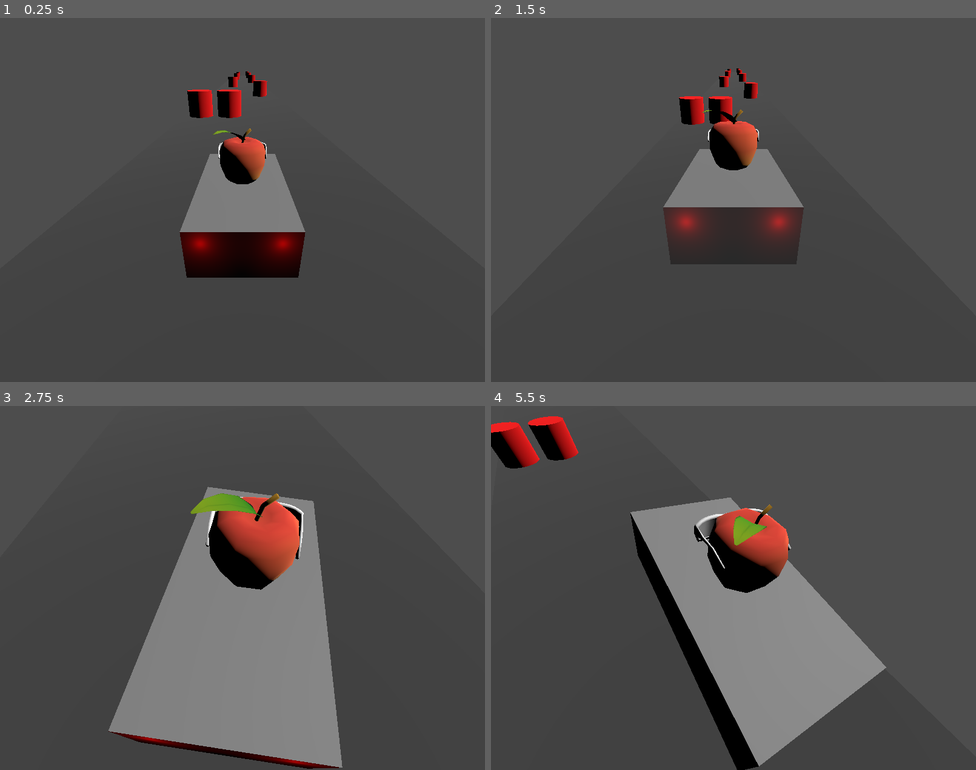
Above: before the commit, frames 1-4 (two rows, left to right).
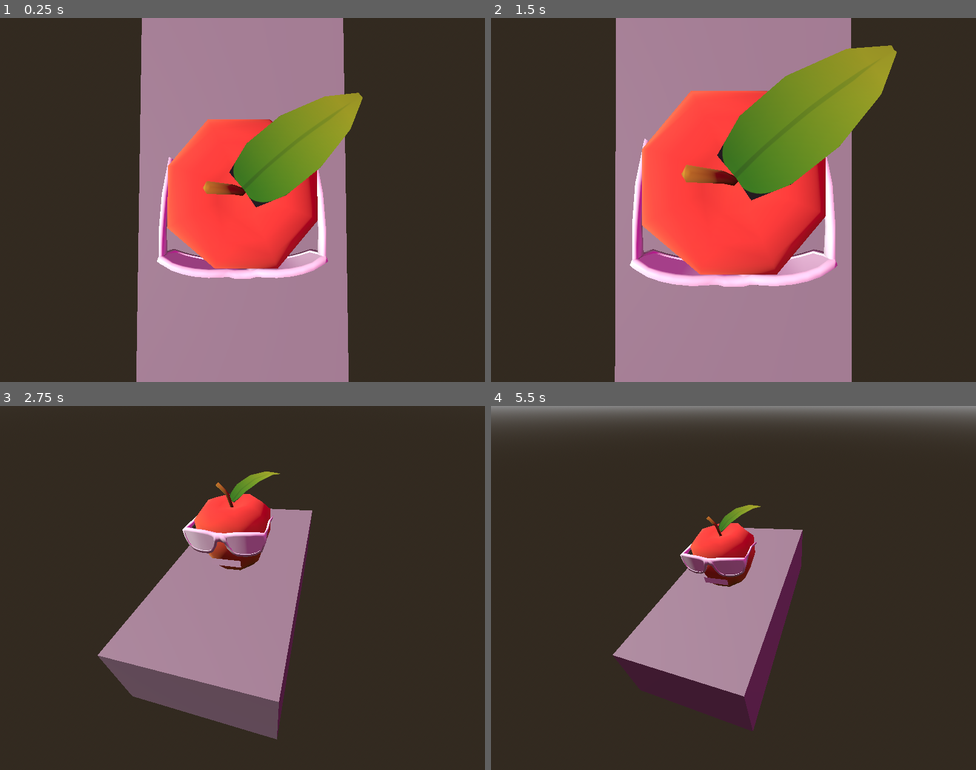
Above: after the commit, the same moments.

Repository: MisterIXI/godot-wildjam-71
Game: Godot game, scene res://scenes/game_mode_2_driving/robbi_first_game_scene_driving.tscn
Two runs of this game, one before a commit and one after it. Both use one fixed random seed, a clock stepped at 60 frames per second and the inputs below. This scene is started directly instead of the project's main scene.
Inputs:
- Up to frame 1 (0.25 s): no input
- Up to frame 2 (1.5 s): hold D (right) 0.53-1.28 s; hold Shift (shift) 0.53-1.28 s; hold S (down) from 1.28 s (still down); tap Space (space) at 1.35 s
- Up to frame 3 (2.75 s): release S (down) at 2.03 s; hold D (right) from 2.03 s (still down); hold Shift (shift) from 2.03 s (still down)
- Up to frame 4 (5.5 s): release D (right) at 2.78 s; release Shift (shift) at 2.78 s; hold W (up) 2.78-3.53 s; tap Space (space) at 2.85, 4.35 s; hold Shift (shift) 3.53-4.28 s; hold A (left) 3.53-5.03 s; hold S (down) from 5.03 s (still down); hold Shift (shift) from 5.03 s (still down)

The runs differ from the first frame. In frame 1, 100% of the frame differs, in the area x 0-100%, y 0-100%; in frame 2, 100%; in frame 3, 100%; in frame 4, 96%.

Commit message:
stage_manager

Diff:
--- /dev/null
+++ b/bad-apple/resources/driving_materials/driving_environment.tres
@@ -0,0 +1,10 @@
+[gd_resource type="Environment" load_steps=2 format=3 uid="uid://bx7osi0qhtbwq"]
+
+[ext_resource type="Sky" uid="uid://uwu3r1da3sm3" path="res://resources/driving_materials/driving_sky.tres" id="1_l10sv"]
+
+[resource]
+background_mode = 2
+sky = ExtResource("1_l10sv")
+volumetric_fog_enabled = true
+volumetric_fog_density = 0.03
+volumetric_fog_albedo = Color(0.815686, 1, 1, 1)
--- /dev/null
+++ b/bad-apple/resources/driving_materials/driving_sky.tres
@@ -0,0 +1,7 @@
+[gd_resource type="Sky" load_steps=2 format=3 uid="uid://uwu3r1da3sm3"]
+
+[sub_resource type="ProceduralSkyMaterial" id="ProceduralSkyMaterial_d4e0p"]
+sky_top_color = Color(0.772177, 0.0383488, 0.580432, 1)
+
+[resource]
+sky_material = SubResource("ProceduralSkyMaterial_d4e0p")
--- /dev/null
+++ b/bad-apple/resources/driving_materials/road_mat.tres
@@ -0,0 +1,7 @@
+[gd_resource type="StandardMaterial3D" load_steps=2 format=3 uid="uid://b3h8kw6s7gc78"]
+
+[ext_resource type="Texture2D" uid="uid://cr6hqga4uweff" path="res://assets/images/driving_apple/debug_highway.jpg" id="1_56xkl"]
+
+[resource]
+albedo_texture = ExtResource("1_56xkl")
+texture_filter = 4
--- /dev/null
+++ b/bad-apple/scenes/game_mode_2_driving/driving_game_manager.tscn
@@ -0,0 +1,3 @@
+[gd_scene format=3 uid="uid://ddu5tcfkxvw3u"]
+
+[node name="Driving_game_manager" type="Node"]
--- /dev/null
+++ b/bad-apple/scenes/game_mode_2_driving/modules/driving_module_01.tscn
@@ -0,0 +1,88 @@
+[gd_scene load_steps=7 format=3 uid="uid://br64u28r0ciq8"]
+
+[ext_resource type="Material" uid="uid://b3h8kw6s7gc78" path="res://resources/driving_materials/road_mat.tres" id="1_ic3jh"]
+[ext_resource type="PackedScene" uid="uid://dc31yc835s78j" path="res://scenes/game_mode_2_driving/objects/house_01.tscn" id="2_rgasd"]
+[ext_resource type="PackedScene" uid="uid://cx81tnynlr1d2" path="res://scenes/game_mode_2_driving/objects/house_02.tscn" id="3_bcwun"]
+[ext_resource type="PackedScene" uid="uid://dr6kimitgwwtw" path="res://scenes/game_mode_2_driving/objects/house_03.tscn" id="4_xoc5w"]
+[ext_resource type="PackedScene" uid="uid://w2os1uitncyn" path="res://scenes/game_mode_2_driving/objects/obstacle_01.tscn" id="5_yimkb"]
+
+[sub_resource type="PlaneMesh" id="PlaneMesh_mioha"]
+
+[node name="Driving_Module_01" type="Node3D"]
+
+[node name="Road_Part01" type="Node3D" parent="."]
+
+[node name="Road_Left" type="MeshInstance3D" parent="Road_Part01"]
+transform = Transform3D(1, 0, 0, 0, 1, 0, 0, 0, 1, -2, 0, 0)
+mesh = SubResource("PlaneMesh_mioha")
+skeleton = NodePath("../..")
+surface_material_override/0 = ExtResource("1_ic3jh")
+
+[node name="Road_Mid" type="MeshInstance3D" parent="Road_Part01"]
+mesh = SubResource("PlaneMesh_mioha")
+skeleton = NodePath("../..")
+surface_material_override/0 = ExtResource("1_ic3jh")
+
+[node name="Road_Right" type="MeshInstance3D" parent="Road_Part01"]
+transform = Transform3D(1, 0, 0, 0, 1, 0, 0, 0, 1, 2, 0, 0)
+mesh = SubResource("PlaneMesh_mioha")
+skeleton = NodePath("../..")
+surface_material_override/0 = ExtResource("1_ic3jh")
+
+[node name="Road_Part02" type="Node3D" parent="."]
+transform = Transform3D(1, 0, 0, 0, 1, 0, 0, 0, 1, 0, 0, -2)
+
+[node name="Road_Left" type="MeshInstance3D" parent="Road_Part02"]
+transform = Transform3D(1, 0, 0, 0, 1, 0, 0, 0, 1, -2, 0, 0)
+mesh = SubResource("PlaneMesh_mioha")
+skeleton = NodePath("../..")
+surface_material_override/0 = ExtResource("1_ic3jh")
+
+[node name="Road_Mid" type="MeshInstance3D" parent="Road_Part02"]
+mesh = SubResource("PlaneMesh_mioha")
+skeleton = NodePath("../..")
+surface_material_override/0 = ExtResource("1_ic3jh")
+
+[node name="Road_Right" type="MeshInstance3D" parent="Road_Part02"]
+transform = Transform3D(1, 0, 0, 0, 1, 0, 0, 0, 1, 2, 0, 0)
+mesh = SubResource("PlaneMesh_mioha")
+skeleton = NodePath("../..")
+surface_material_override/0 = ExtResource("1_ic3jh")
+
+[node name="Road_Part03" type="Node3D" parent="."]
+transform = Transform3D(1, 0, 0, 0, 1, 0, 0, 0, 1, 0, 0, -4)
+
+[node name="Road_Left" type="MeshInstance3D" parent="Road_Part03"]
+transform = Transform3D(1, 0, 0, 0, 1, 0, 0, 0, 1, -2, 0, 0)
+mesh = SubResource("PlaneMesh_mioha")
+skeleton = NodePath("../..")
+surface_material_override/0 = ExtResource("1_ic3jh")
+
+[node name="Road_Mid" type="MeshInstance3D" parent="Road_Part03"]
+mesh = SubResource("PlaneMesh_mioha")
+skeleton = NodePath("../..")
+surface_material_override/0 = ExtResource("1_ic3jh")
+
+[node name="Road_Right" type="MeshInstance3D" parent="Road_Part03"]
+transform = Transform3D(1, 0, 0, 0, 1, 0, 0, 0, 1, 2, 0, 0)
+mesh = SubResource("PlaneMesh_mioha")
+skeleton = NodePath("../..")
+surface_material_override/0 = ExtResource("1_ic3jh")
+
+[node name="Node3D" parent="." instance=ExtResource("2_rgasd")]
+transform = Transform3D(1, 0, 0, 0, 1, 0, 0, 0, 1, -4.18042, 0.412787, -0.304389)
+
+[node name="Node3D2" parent="." instance=ExtResource("2_rgasd")]
+transform = Transform3D(1, 0, 0, 0, 1, 0, 0, 0, 1, -4.18042, 0.412787, -2.0198)
+
+[node name="Node3D3" parent="." instance=ExtResource("3_bcwun")]
+transform = Transform3D(1, 0, 0, 0, 1, 0, 0, 0, 1, -4.02463, 0, -3.92575)
+
+[node name="Node3D4" parent="." instance=ExtResource("4_xoc5w")]
+transform = Transform3D(-4.37114e-08, 0, -1, 0, 1, 0, 1, 0, -4.37114e-08, 4.94439, 0, -1.78284)
+
+[node name="Obstacle_01" parent="." instance=ExtResource("5_yimkb")]
+transform = Transform3D(1, 0, 0, 0, 1, 0, 0, 0, 1, -2, 0.5, 0)
+
+[node name="Obstacle_02" parent="." instance=ExtResource("5_yimkb")]
+transform = Transform3D(1, 0, 0, 0, 1, 0, 0, 0, 1, -0.000447989, 0.5, -1.82977)
--- /dev/null
+++ b/bad-apple/scenes/game_mode_2_driving/objects/house_01.tscn
@@ -0,0 +1,18 @@
+[gd_scene load_steps=4 format=3 uid="uid://dc31yc835s78j"]
+
+[sub_resource type="BoxMesh" id="BoxMesh_aoh5m"]
+
+[sub_resource type="PrismMesh" id="PrismMesh_gnhcf"]
+
+[sub_resource type="StandardMaterial3D" id="StandardMaterial3D_m8uyr"]
+albedo_color = Color(0.313726, 0, 0, 1)
+
+[node name="Node3D" type="Node3D"]
+
+[node name="MeshInstance3D" type="MeshInstance3D" parent="."]
+mesh = SubResource("BoxMesh_aoh5m")
+
+[node name="MeshInstance3D" type="MeshInstance3D" parent="MeshInstance3D"]
+transform = Transform3D(1.42978, 0, 0, 0, 1, 0, 0, 0, 1.33439, 0, 1.03494, 0)
+mesh = SubResource("PrismMesh_gnhcf")
+surface_material_override/0 = SubResource("StandardMaterial3D_m8uyr")
--- /dev/null
+++ b/bad-apple/scenes/game_mode_2_driving/objects/house_02.tscn
@@ -0,0 +1,20 @@
+[gd_scene load_steps=4 format=3 uid="uid://cx81tnynlr1d2"]
+
+[sub_resource type="PrismMesh" id="PrismMesh_gnhcf"]
+
+[sub_resource type="StandardMaterial3D" id="StandardMaterial3D_m8uyr"]
+albedo_color = Color(0.313726, 1, 0, 1)
+
+[sub_resource type="BoxMesh" id="BoxMesh_aoh5m"]
+
+[node name="Node3D" type="Node3D"]
+
+[node name="MeshInstance3D2" type="MeshInstance3D" parent="."]
+transform = Transform3D(2.34888, 0, 0, 0, 2.06143, 0, 0, 0, 1.35473, 0, 3.60764, 0)
+mesh = SubResource("PrismMesh_gnhcf")
+skeleton = NodePath("../MeshInstance3D")
+surface_material_override/0 = SubResource("StandardMaterial3D_m8uyr")
+
+[node name="MeshInstance3D" type="MeshInstance3D" parent="."]
+transform = Transform3D(1, 0, 0, 0, 2.66873, 0, 0, 0, 1, 0, 1.34756, 0)
+mesh = SubResource("BoxMesh_aoh5m")
--- /dev/null
+++ b/bad-apple/scenes/game_mode_2_driving/objects/house_03.tscn
@@ -0,0 +1,20 @@
+[gd_scene load_steps=4 format=3 uid="uid://dr6kimitgwwtw"]
+
+[sub_resource type="PrismMesh" id="PrismMesh_gnhcf"]
+
+[sub_resource type="StandardMaterial3D" id="StandardMaterial3D_m8uyr"]
+albedo_color = Color(1, 1, 0, 1)
+
+[sub_resource type="BoxMesh" id="BoxMesh_aoh5m"]
+
+[node name="Node3D" type="Node3D"]
+
+[node name="MeshInstance3D2" type="MeshInstance3D" parent="."]
+transform = Transform3D(5.5098, 0, 0, 0, 0.373212, 0, 0, 0, 2.52709, 0, 1.74883, -0.0514312)
+mesh = SubResource("PrismMesh_gnhcf")
+skeleton = NodePath("../MeshInstance3D")
+surface_material_override/0 = SubResource("StandardMaterial3D_m8uyr")
+
+[node name="MeshInstance3D" type="MeshInstance3D" parent="."]
+transform = Transform3D(5.20388, 0, 0, 0, 1.55627, 0, 0, 0, 2.43981, 0, 0.780589, 0)
+mesh = SubResource("BoxMesh_aoh5m")
--- /dev/null
+++ b/bad-apple/scenes/game_mode_2_driving/objects/obstacle_01.tscn
@@ -0,0 +1,14 @@
+[gd_scene load_steps=3 format=3 uid="uid://w2os1uitncyn"]
+
+[sub_resource type="BoxMesh" id="BoxMesh_4f7jx"]
+
+[sub_resource type="StandardMaterial3D" id="StandardMaterial3D_mbuda"]
+albedo_color = Color(1, 0.211765, 0, 1)
+
+[node name="Obstacle_01" type="Node3D"]
+transform = Transform3D(1, 0, 0, 0, 1, 0, 0, 0, 1, -2, 0, 0)
+
+[node name="MeshInstance3D" type="MeshInstance3D" parent="."]
+transform = Transform3D(1, 0, 0, 0, 1, 0, 0, 0, 1, 2, 0, 0)
+mesh = SubResource("BoxMesh_4f7jx")
+surface_material_override/0 = SubResource("StandardMaterial3D_mbuda")
--- a/bad-apple/scenes/game_mode_2_driving/robbi_first_game_scene_driving.tscn
+++ b/bad-apple/scenes/game_mode_2_driving/robbi_first_game_scene_driving.tscn
@@ -1,18 +1,11 @@
 [gd_scene load_steps=8 format=3 uid="uid://nx5xk6dj6en0"]
 
 [ext_resource type="PackedScene" uid="uid://cpgd32j54ifbi" path="res://scenes/game_mode_2_driving/player_car.tscn" id="1_g6064"]
+[ext_resource type="Environment" uid="uid://bx7osi0qhtbwq" path="res://resources/driving_materials/driving_environment.tres" id="3_mics7"]
 [ext_resource type="PackedScene" uid="uid://c3dxb20lo83uj" path="res://scenes/game_mode_2_driving/game_camera_mode2.tscn" id="3_rmupy"]
-
-[sub_resource type="CylinderMesh" id="CylinderMesh_avpri"]
-
-[sub_resource type="StandardMaterial3D" id="StandardMaterial3D_smhqi"]
-albedo_color = Color(1, 0, 0, 1)
-
-[sub_resource type="PlaneMesh" id="PlaneMesh_1byj6"]
-size = Vector2(150, 5)
-
-[sub_resource type="StandardMaterial3D" id="StandardMaterial3D_1sxbc"]
-albedo_color = Color(0.281187, 0.281187, 0.281187, 1)
+[ext_resource type="PackedScene" uid="uid://bdax7v06sg23g" path="res://scenes/game_mode_2_driving/stage_manager.tscn" id="3_wkjbo"]
+[ext_resource type="PackedScene" uid="uid://br64u28r0ciq8" path="res://scenes/game_mode_2_driving/modules/driving_module_01.tscn" id="4_i2xpw"]
+[ext_resource type="PackedScene" uid="uid://ddu5tcfkxvw3u" path="res://scenes/game_mode_2_driving/driving_game_manager.tscn" id="5_7c1ku"]
 
 [sub_resource type="WorldBoundaryShape3D" id="WorldBoundaryShape3D_y6pu4"]
 
@@ -20,72 +13,36 @@
 
 [node name="Obstacles" type="Node3D" parent="."]
 
-[node name="MeshInstance3D" type="MeshInstance3D" parent="Obstacles"]
-transform = Transform3D(1, 0, 0, 0, 1, 0, 0, 0, 1, 8.27687, 0, -1.78174)
-mesh = SubResource("CylinderMesh_avpri")
-surface_material_override/0 = SubResource("StandardMaterial3D_smhqi")
+[node name="StartEnviroment" type="Node3D" parent="."]
 
-[node name="MeshInstance3D9" type="MeshInstance3D" parent="Obstacles"]
-transform = Transform3D(1, 0, 0, 0, 1, 0, 0, 0, 1, 8.27687, 0, -0.553329)
-mesh = SubResource("CylinderMesh_avpri")
-surface_material_override/0 = SubResource("StandardMaterial3D_smhqi")
+[node name="StaticBody3D" type="StaticBody3D" parent="StartEnviroment"]
 
-[node name="MeshInstance3D2" type="MeshInstance3D" parent="Obstacles"]
-transform = Transform3D(1, 0, 0, 0, 1, 0, 0, 0, 1, 16.7643, 0, 1.28753)
-mesh = SubResource("CylinderMesh_avpri")
-surface_material_override/0 = SubResource("StandardMaterial3D_smhqi")
-
-[node name="MeshInstance3D3" type="MeshInstance3D" parent="Obstacles"]
-transform = Transform3D(1, 0, 0, 0, 1, 0, 0, 0, 1, 26.4278, 0, -1.05221)
-mesh = SubResource("CylinderMesh_avpri")
-surface_material_override/0 = SubResource("StandardMaterial3D_smhqi")
-
-[node name="MeshInstance3D4" type="MeshInstance3D" parent="Obstacles"]
-transform = Transform3D(1, 0, 0, 0, 1, 0, 0, 0, 1, 34.9152, 0, 1.28753)
-mesh = SubResource("CylinderMesh_avpri")
-surface_material_override/0 = SubResource("StandardMaterial3D_smhqi")
-
-[node name="MeshInstance3D5" type="MeshInstance3D" parent="Obstacles"]
-transform = Transform3D(1, 0, 0, 0, 1, 0, 0, 0, 1, 46.5273, 0, -1.05221)
-mesh = SubResource("CylinderMesh_avpri")
-surface_material_override/0 = SubResource("StandardMaterial3D_smhqi")
-
-[node name="MeshInstance3D6" type="MeshInstance3D" parent="Obstacles"]
-transform = Transform3D(1, 0, 0, 0, 1, 0, 0, 0, 1, 55.0147, 0, 1.28753)
-mesh = SubResource("CylinderMesh_avpri")
-surface_material_override/0 = SubResource("StandardMaterial3D_smhqi")
-
-[node name="MeshInstance3D7" type="MeshInstance3D" parent="Obstacles"]
-transform = Transform3D(1, 0, 0, 0, 1, 0, 0, 0, 1, 65.3937, 0, -1.05221)
-mesh = SubResource("CylinderMesh_avpri")
-surface_material_override/0 = SubResource("StandardMaterial3D_smhqi")
-
-[node name="MeshInstance3D8" type="MeshInstance3D" parent="Obstacles"]
-transform = Transform3D(1, 0, 0, 0, 1, 0, 0, 0, 1, 73.8811, 0, 1.28753)
-mesh = SubResource("CylinderMesh_avpri")
-surface_material_override/0 = SubResource("StandardMaterial3D_smhqi")
-
-[node name="Road" type="Node3D" parent="."]
-
-[node name="StaticBody3D" type="StaticBody3D" parent="Road"]
-
-[node name="MeshInstance3D" type="MeshInstance3D" parent="Road/StaticBody3D"]
-mesh = SubResource("PlaneMesh_1byj6")
-skeleton = NodePath("../..")
-surface_material_override/0 = SubResource("StandardMaterial3D_1sxbc")
-
-[node name="CollisionShape3D" type="CollisionShape3D" parent="Road/StaticBody3D"]
+[node name="CollisionShape3D" type="CollisionShape3D" parent="StartEnviroment/StaticBody3D"]
 shape = SubResource("WorldBoundaryShape3D_y6pu4")
 
 [node name="Entities" type="Node3D" parent="."]
 
 [node name="player_car" parent="Entities" instance=ExtResource("1_g6064")]
-transform = Transform3D(-4.37114e-08, 0, 1, 0, 1, 0, -1, 0, -4.37114e-08, 0, 0.38137, 0)
+transform = Transform3D(-4.37114e-08, 0, 1, 0, 1, 0, -1, 0, -4.37114e-08, -2.58029, 0.38137, 0)
 
 [node name="Camera" parent="Entities" node_paths=PackedStringArray("car") instance=ExtResource("3_rmupy")]
 transform = Transform3D(-3.78552e-08, 0.5, -0.866025, 2.18557e-08, 0.866025, 0.5, 1, 0, -4.37114e-08, -2.52211, 1.86468, 0)
+environment = ExtResource("3_mics7")
 current = true
 car = NodePath("../player_car")
 
 [node name="DirectionalLight3D" type="DirectionalLight3D" parent="."]
 transform = Transform3D(1, 0, 0, 0, 0.723678, 0.690138, 0, -0.690138, 0.723678, 0, 0, 0)
+
+[node name="Stage_Manager" parent="." instance=ExtResource("3_wkjbo")]
+
+[node name="Driving_Module_01" parent="Stage_Manager" instance=ExtResource("4_i2xpw")]
+transform = Transform3D(-4.37114e-08, 0, -1, 0, 1, 0, 1, 0, -4.37114e-08, 0, 0.0972662, 0)
+
+[node name="Driving_Module_02" parent="Stage_Manager" instance=ExtResource("4_i2xpw")]
+transform = Transform3D(-4.37114e-08, 0, -1, 0, 1, 0, 1, 0, -4.37114e-08, 6, 0.0972662, 0)
+
+[node name="Driving_Module_03" parent="Stage_Manager" instance=ExtResource("4_i2xpw")]
+transform = Transform3D(-4.37114e-08, 0, -1, 0, 1, 0, 1, 0, -4.37114e-08, 12, 0.0972662, 0)
+
+[node name="Driving_game_manager" parent="." instance=ExtResource("5_7c1ku")]
--- a/bad-apple/scenes/game_mode_2_driving/scripts/apple_car_controller.gd
+++ b/bad-apple/scenes/game_mode_2_driving/scripts/apple_car_controller.gd
@@ -95,11 +95,11 @@
 		is_current_jumping = true
 		current_jumps += 1
 		linear_velocity += Vector3.UP * JUMPOWER
-		print ("jumping")
-	if linear_velocity.y < 1 :
+
+	if linear_velocity.y < 0.3 :
 		current_jumps = 0
 		is_current_jumping = false
-		print ("grounded")
+
 
 
 func handle_flying():
--- /dev/null
+++ b/bad-apple/scenes/game_mode_2_driving/scripts/stage_manager.gd
@@ -0,0 +1,44 @@
+extends Node3D
+
+# VARIABLE MODULES  ENVIROMENT
+@export var modules_array : Array[PackedScene] = []
+# VARIABLE OBJECTS OBSTACLES
+@export var obstacle_array : Array[PackedScene] = []
+# VARIABLE OBJECTS COLLECTABLE
+@export var collectable_array :Array[PackedScene] = []
+# variable queue for better performance
+var spawn_queue = []
+# Random
+var rng = RandomNumberGenerator.new()
+# VARIABLE OFFSET  = CURRENT LENGTH
+var offset = 0
+# VARIABLE  CONST MODULE SIZE & SPAWNING TIME
+const BASE_MODULE_SIZE : int = 6
+signal next_chunk
+
+func _ready():
+	next_chunk.connect(on_next_chunk)
+
+func spawn_modules():
+	rng.randomize()
+	var num = rng.randi_range(0, modules_array.size()-1)
+	var instance = modules_array[num].instantiate()
+	instance.position.x  =BASE_MODULE_SIZE * offset
+	add_child(instance)
+	#add to queue
+	spawn_queue.push_back(instance)
+	#delete oldest
+	spawn_queue.pop_front()
+
+	offset += 1
+
+### SIGNAL CREATE NEW CHUNK
+func on_next_chunk():
+	spawn_modules()
+
+func on_restart():
+	offset = 0
+	# PlayerPosition reset 0
+
+	for x in spawn_queue:
+		x.queue_free()
--- /dev/null
+++ b/bad-apple/scenes/game_mode_2_driving/stage_manager.tscn
@@ -0,0 +1,6 @@
+[gd_scene load_steps=2 format=3 uid="uid://bdax7v06sg23g"]
+
+[ext_resource type="Script" path="res://scenes/game_mode_2_driving/scripts/stage_manager.gd" id="1_em086"]
+
+[node name="Stage_Manager" type="Node3D"]
+script = ExtResource("1_em086")
Binary file added: bad-apple/assets/images/driving_apple/debug_highway.jpg
Not shown, added: bad-apple/assets/images/driving_apple/debug_highway.jpg.import
